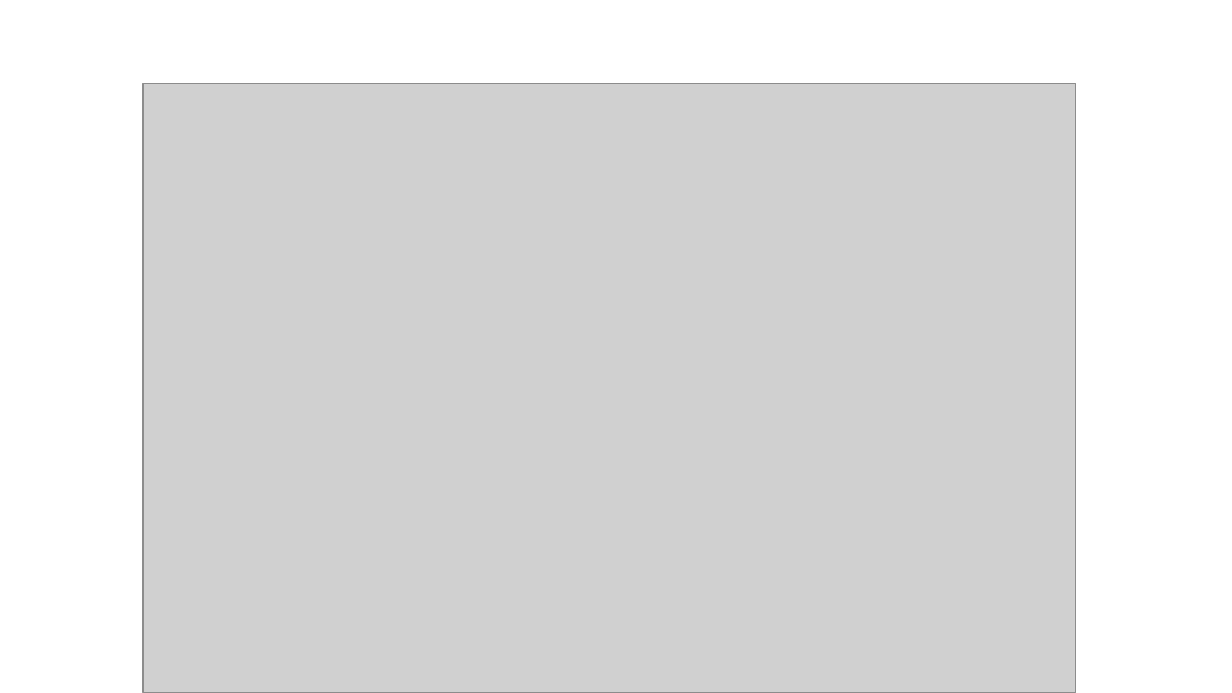
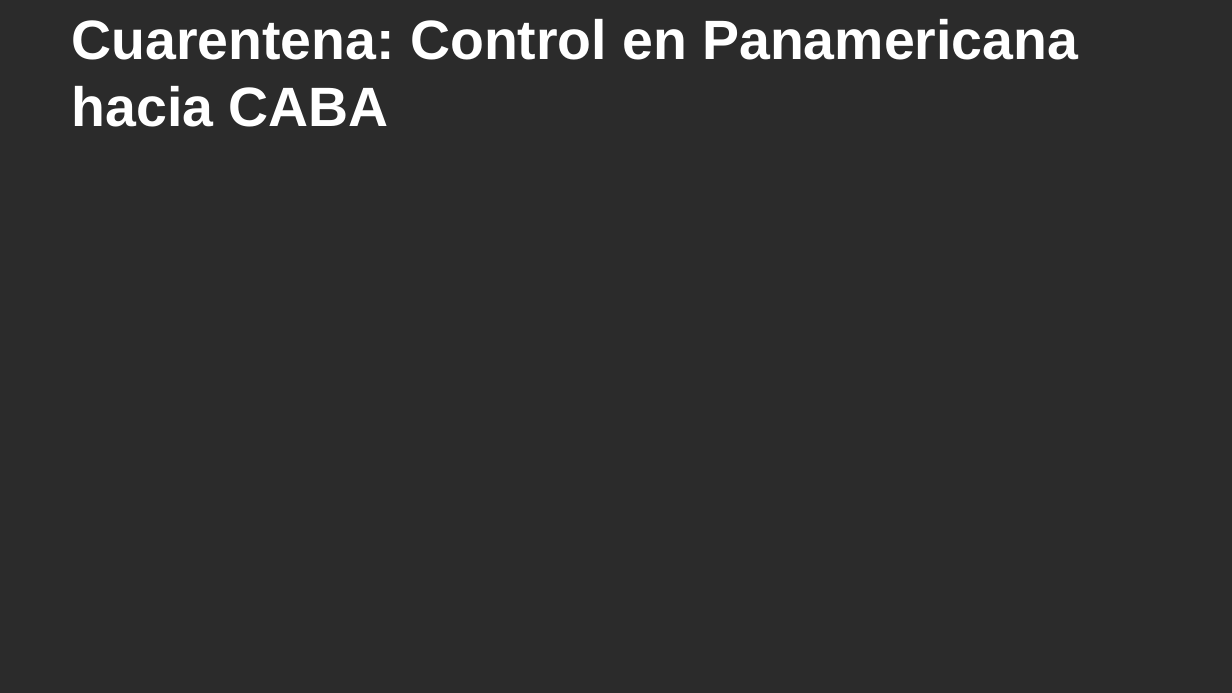
Before and after one commit to investigacion-operativa/pyOperativ, a slide deck: slide 8 of 03_simulacion/casos_codigo/clase06_fit_distribucion_lugones/seminario_max_like.pptx. Drawn at 1232x693 pixels with LibreOffice and Linux fonts; fonts in the diff are those of the drawing; grey boxes stand for pictures; background and template pictures are left out; a plain dark background stands for a picture behind light text. Boxes give left, top, right and bottom in pixels: in the first picture for what was removed or moved away, otherwise in the second. Text is boxed around its words. In the diff, an @@ line names an element or a change of style, - is before the commit and + after.

```diff
--- a/03_simulacion/casos_codigo/clase06_fit_distribucion_lugones/seminario_max_like.pptx
+++ b/03_simulacion/casos_codigo/clase06_fit_distribucion_lugones/seminario_max_like.pptx
@@ background #FFFFFF to picture (left out) @@
@@ title "Cuarentena: Control en Panamericana hacia ..." rewrapped from <box>14,0,1076,73</box> to <box>72,19,1078,127</box> @@
@@ picture removed at <box>143,84,1076,693</box> @@
```
Also in this commit, not shown: 1 other file.
